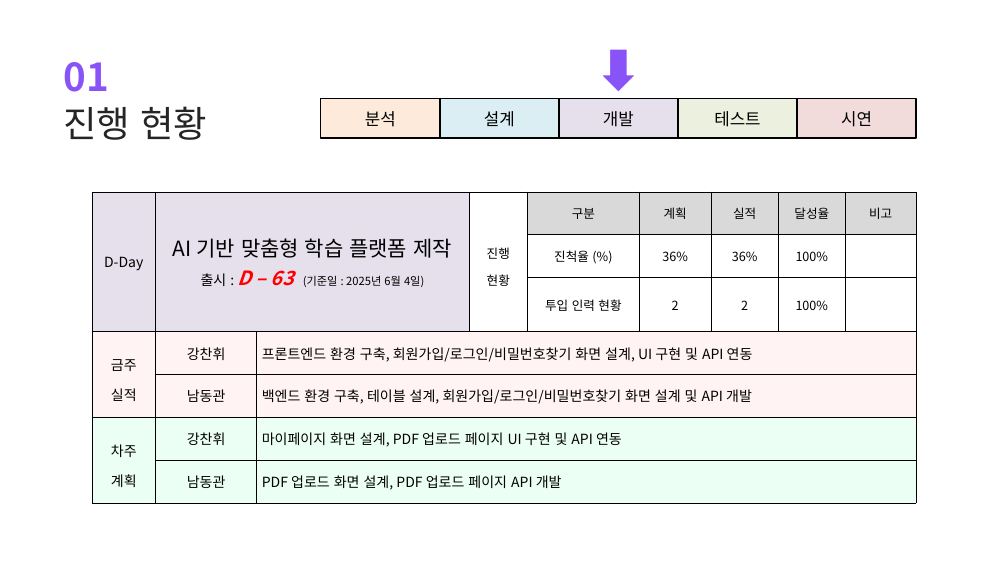
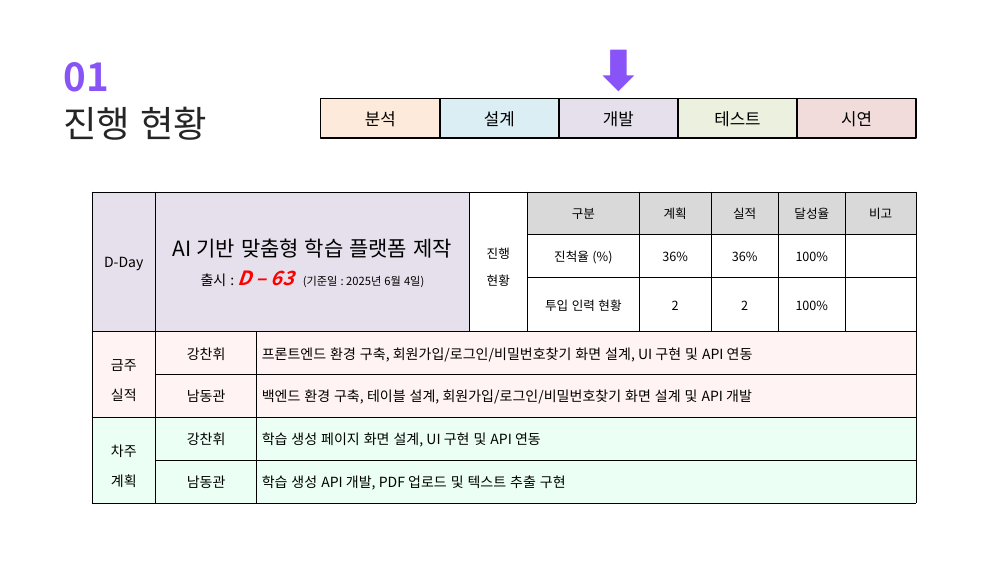
Before and after one commit to chanhwiKang/GPTC, a slide deck: slide 3 of Document/5주차/지피티쳐_5주차_발표자료.pptx. Drawn at 1008x567 pixels with LibreOffice and Linux fonts; fonts in the diff are those of the drawing. Boxes give left, top, right and bottom in pixels: in the first picture for what was removed or moved away, otherwise in the second. Text is boxed around its words. In the diff, an @@ line names an element or a change of style, - is before the commit and + after.

```diff
--- a/Document/5주차/지피티쳐_5주차_발표자료.pptx
+++ b/Document/5주차/지피티쳐_5주차_발표자료.pptx
@@ table at [92, 192, 916, 495] @@
-row 6, column 3: 마이페이지 화면 설계, PDF 업로드 페이지 UI 구현 및 API 연동
+row 6, column 3: 학습 생성 페이지 화면 설계, UI 구현 및 API 연동
-row 7, column 3: PDF 업로드 화면 설계, PDF 업로드 페이지 API 개발
+row 7, column 3: 학습 생성 API 개발, PDF 업로드 및 텍스트 추출 구현
```
Also in this commit, not shown: 1 other slide changed, 12 other files.
